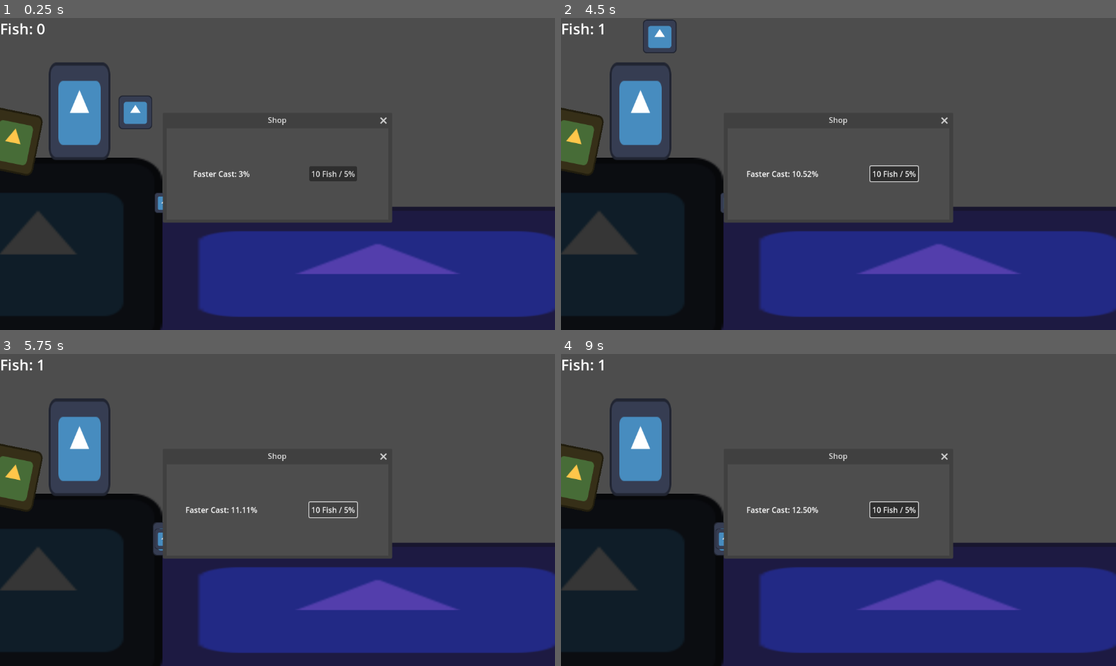
Above: before the commit, frames 1-4 (two rows, left to right).
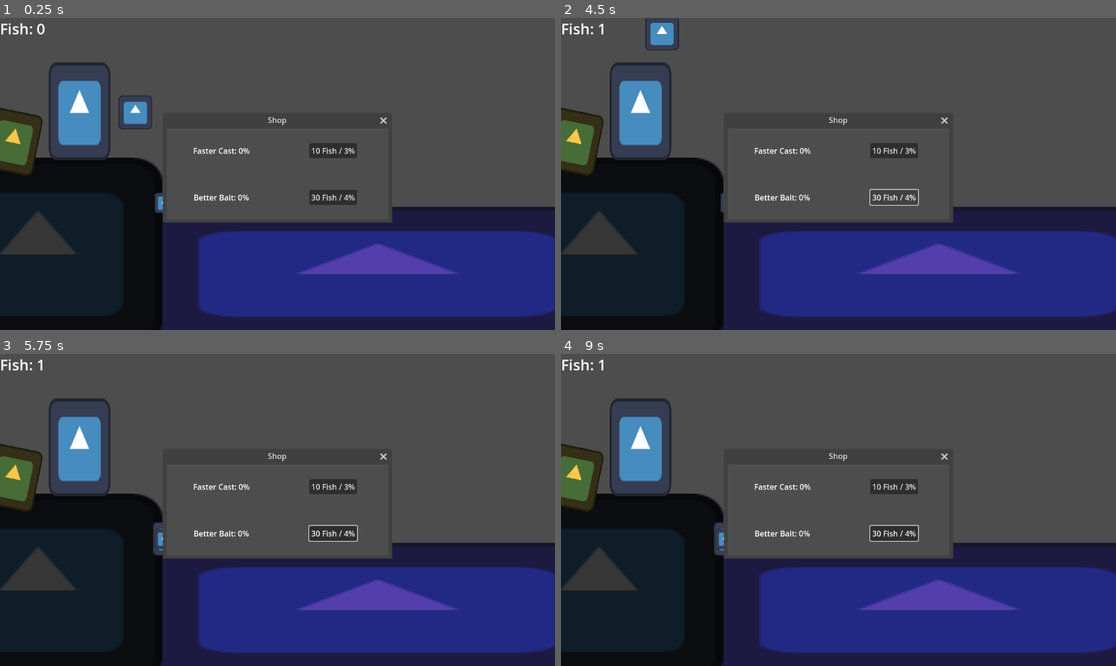
Above: after the commit, the same moments.

Repository: Shuflduf/Fish
Game: Godot game, scene res://node_2d.tscn
Same seed, same stepped clock (60 frames per second), same inputs: the game is played once before the commit and once after it. The engine's default icon, where the game draws it, is replaced by a stand-in: a white triangle on a blue panel in a dark square.
Inputs (mouse positions are in pixels of both pictures, inside the frame that each line leads up to):
- Up to frame 1 (0.25 s): no input
- Up to frame 2 (4.5 s): click (894, 174) at 0.5 s, where only the run before the commit has a clickable "10 Fish / 5%"; click (894, 152) at 1.25 s, where only the run after the commit has a clickable "10 Fish / 3%"; click (894, 195) at 2 s, where only the run after the commit has a clickable "30 Fish / 4%"; click (894, 174) at 2.75 s, where only the run before the commit has a clickable "10 Fish / 5%"; click (894, 152) at 3.5 s, where only the run after the commit has a clickable "10 Fish / 3%"; click (894, 195) at 4.25 s, where only the run after the commit has a clickable "30 Fish / 4%"
- Up to frame 3 (5.75 s): click (333, 510) at 5 s, where only the run before the commit has a clickable "10 Fish / 5%"
- Up to frame 4 (9 s): click (894, 488) at 5.75 s, where only the run after the commit has a clickable "10 Fish / 3%"; click (894, 531) at 6.5 s, where only the run after the commit has a clickable "30 Fish / 4%"; tap Enter at 7.25, 8.75 s; move the mouse to (960, 494) at 7.27 s; click (960, 494) at 7.35 s; tap Space at 8 s; move the mouse to (727, 525) at 8.02 s; click (727, 525) at 8.1 s; move the mouse to (894, 441) at 8.77 s; click (894, 441) at 8.85 s

The runs differ from the first frame. In frame 1, 1.4% of the frame differs, in the area x 34-65%, y 40-60%; in frame 2, 1.6%, in the area x 14-65%, y 0-61%; in frame 3, 1.3%; in frame 4, 1.6%.
Error after the commit: Invalid assignment of property or key 'text' with value of type 'String' on a base object of type 'null instance'. (res://ui.gd:19)

Commit message:
add ui for better bait

Diff:
--- a/main.gd
+++ b/main.gd
@@ -4,8 +4,10 @@
 
 signal caught
 
-# in percent, where 0% is instant and 100% is normal
-var cast_speed = 100.0
+# in percent, where 100% is instant and 0% is normal
+var cast_speed = 0.0
+var bait_quality = 0.0
+
 
 func _physics_process(delta: float) -> void:
 	if Input.is_mouse_button_pressed(MOUSE_BUTTON_LEFT):
@@ -22,7 +24,7 @@
 		return
 	fishing = true
 
-	var pre_cast_speed = 0.6 * (cast_speed / 100.0)
+	var pre_cast_speed = lerp(0.6, 0.0, cast_speed / 100.0)
 	await launch_into(%rod, %rod_hint.global_position, 0, pre_cast_speed)
 
 	%rod_hint.position.x = 0
@@ -41,18 +43,18 @@
 			.set_trans(Tween.TRANS_SINE)
 	ver_tween.tween_property(object, "position:y", \
 			(-object.get_parent()\
-			.to_local(target).y) - offset, 0.3) \
+			.to_local(target).y) - offset, speed / 2.0) \
 			.set_ease(Tween.EASE_OUT)
 
 	ver_tween.tween_property(object, "position:y", \
 			object.get_parent()\
-			.to_local(target).y, 0.3) \
+			.to_local(target).y, speed / 2.0) \
 			.set_ease(Tween.EASE_IN)
 
 	var hor_tween = get_tree().create_tween()\
 			.set_trans(Tween.TRANS_SINE)
 	hor_tween.tween_property(object, "position:x", \
 			object.get_parent()\
-			.to_local(target).x, 0.6)
+			.to_local(target).x, speed)
 	await hor_tween.finished
 	return
--- a/ui.gd
+++ b/ui.gd
@@ -9,16 +9,23 @@
 	fish += 1
 	$Control/Fish.text = "Fish: " + str(fish)
 
+func _on_window_close_requested() -> void:
+	$Window.hide()
 
-func _on_button_pressed() -> void:
-	if get_parent().cast_speed - 5 > 0:
 
+func _on_cast_button_pressed() -> void:
+	if get_parent().cast_speed + 3.0 <= 90:
+		get_parent().cast_speed += 3.0
 		$Window/VBoxContainer/FasterCast/Label.text = \
 				"Faster Cast: " \
-				+ str((1.0 / get_parent().cast_speed) * 1000).pad_decimals(2) \
+				+ str(get_parent().cast_speed) \
 				+ "%"
-		get_parent().cast_speed -= 5.0
 
 
-func _on_window_close_requested() -> void:
-	$Window.hide()
+func _on_bait_button_pressed() -> void:
+	if get_parent().bait_quality <= 80:
+		get_parent().bait_quality += 4.0
+		$Window/VBoxContainer/FasterCast/Label.text = \
+				"Better Bait: " \
+				+ str(get_parent().bait_quality) \
+				+ "%"
--- a/ui.tscn
+++ b/ui.tscn
@@ -42,16 +42,33 @@
 size_flags_vertical = 3
 alignment = 1
 
-[node name="Label" type="Label" parent="Window/VBoxContainer/FasterCast"]
+[node name="CastLabel" type="Label" parent="Window/VBoxContainer/FasterCast"]
 layout_mode = 2
 size_flags_horizontal = 6
-text = "Faster Cast: 3%"
+text = "Faster Cast: 0%"
 
-[node name="Button" type="Button" parent="Window/VBoxContainer/FasterCast"]
+[node name="CastButton" type="Button" parent="Window/VBoxContainer/FasterCast"]
 layout_mode = 2
 size_flags_horizontal = 6
 size_flags_vertical = 4
-text = "10 Fish / 5%"
+text = "10 Fish / 3%"
+
+[node name="BetterBait" type="HBoxContainer" parent="Window/VBoxContainer"]
+layout_mode = 2
+size_flags_vertical = 3
+alignment = 1
+
+[node name="BaitLabel" type="Label" parent="Window/VBoxContainer/BetterBait"]
+layout_mode = 2
+size_flags_horizontal = 6
+text = "Better Bait: 0%"
+
+[node name="BaitButton" type="Button" parent="Window/VBoxContainer/BetterBait"]
+layout_mode = 2
+size_flags_horizontal = 6
+size_flags_vertical = 4
+text = "30 Fish / 4%"
 
 [connection signal="close_requested" from="Window" to="." method="_on_window_close_requested"]
-[connection signal="pressed" from="Window/VBoxContainer/FasterCast/Button" to="." method="_on_button_pressed"]
+[connection signal="pressed" from="Window/VBoxContainer/FasterCast/CastButton" to="." method="_on_cast_button_pressed"]
+[connection signal="pressed" from="Window/VBoxContainer/BetterBait/BaitButton" to="." method="_on_bait_button_pressed"]
